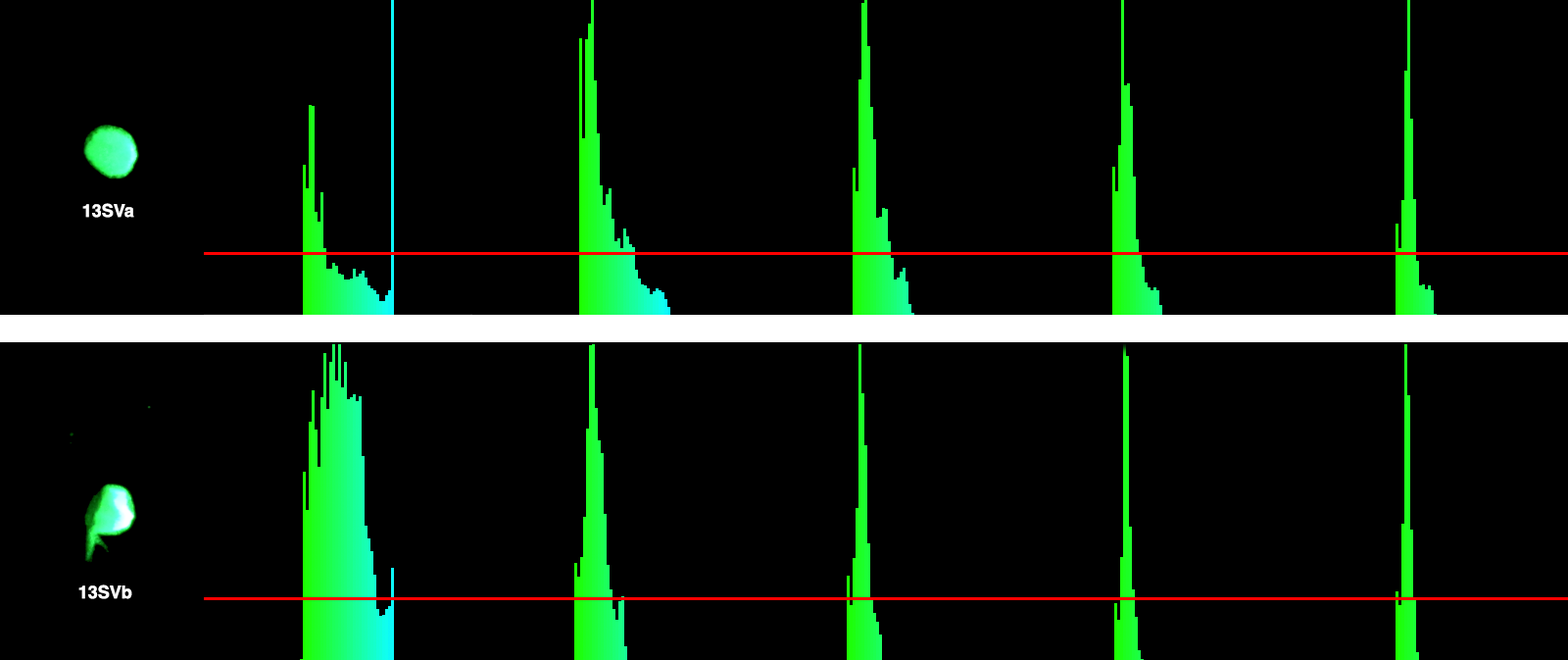
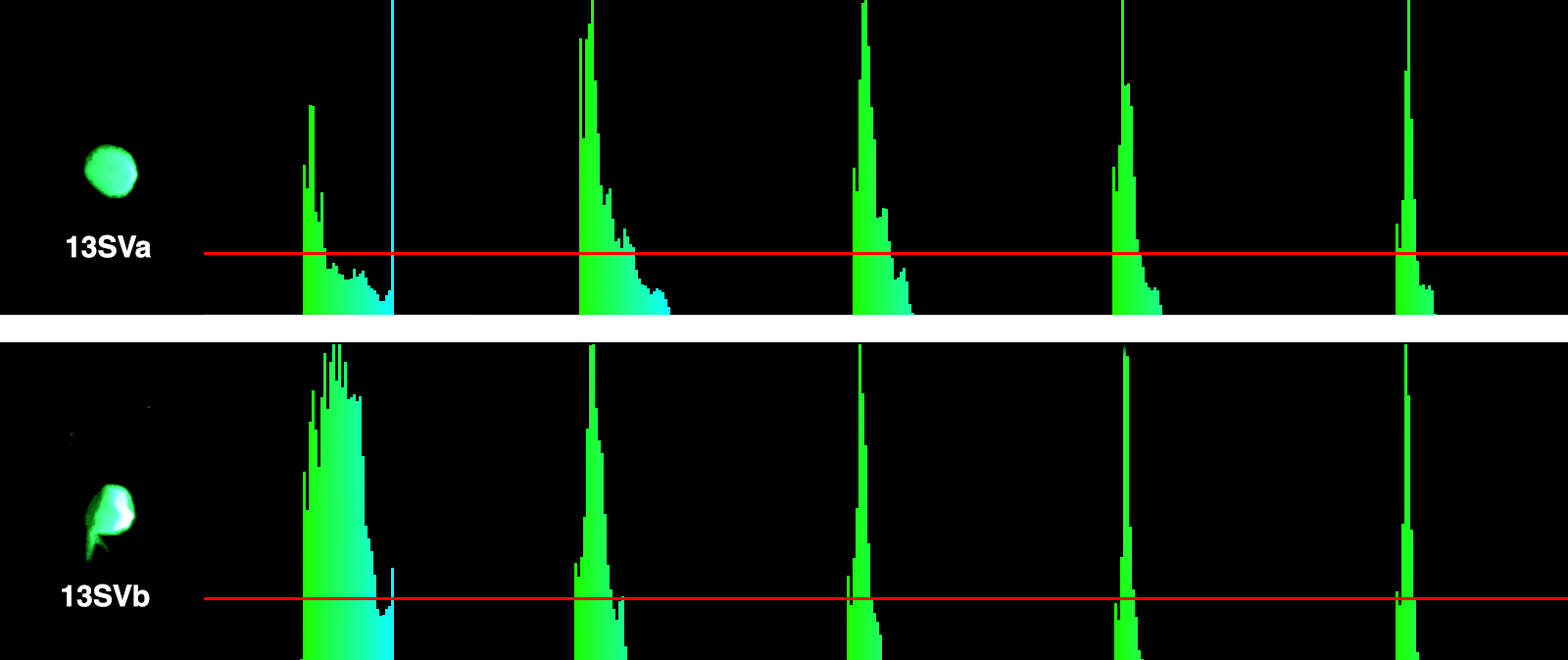
Comparing the layer stacks of the two 1568 × 660 images. Changes:
painted on "13SVa" over [66, 202, 151, 258]
painted on "Layer 11" (2nd of 2, in "Group 2" › "raster") over [83, 124, 140, 199]
painted on "13SVb" over [61, 583, 150, 607]
